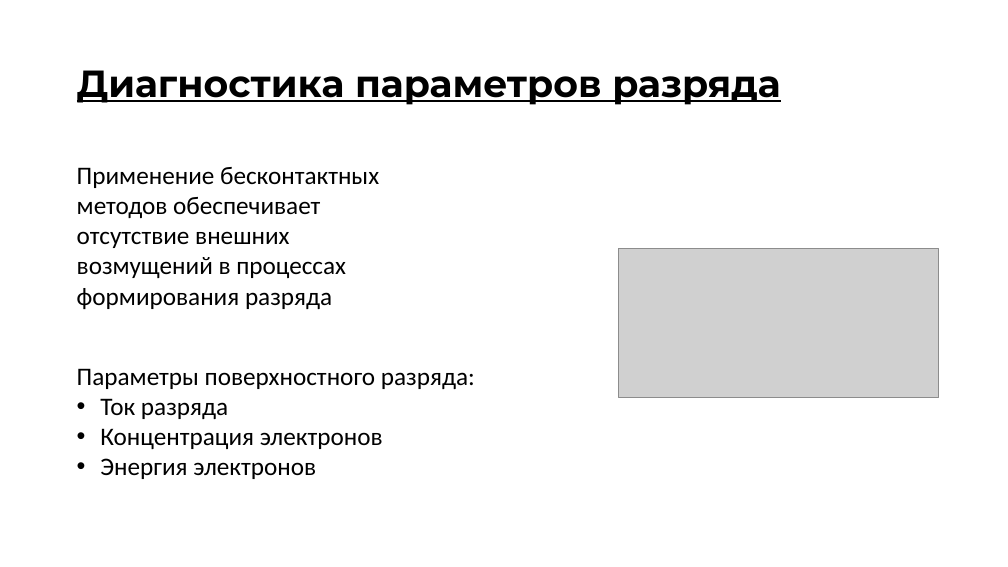
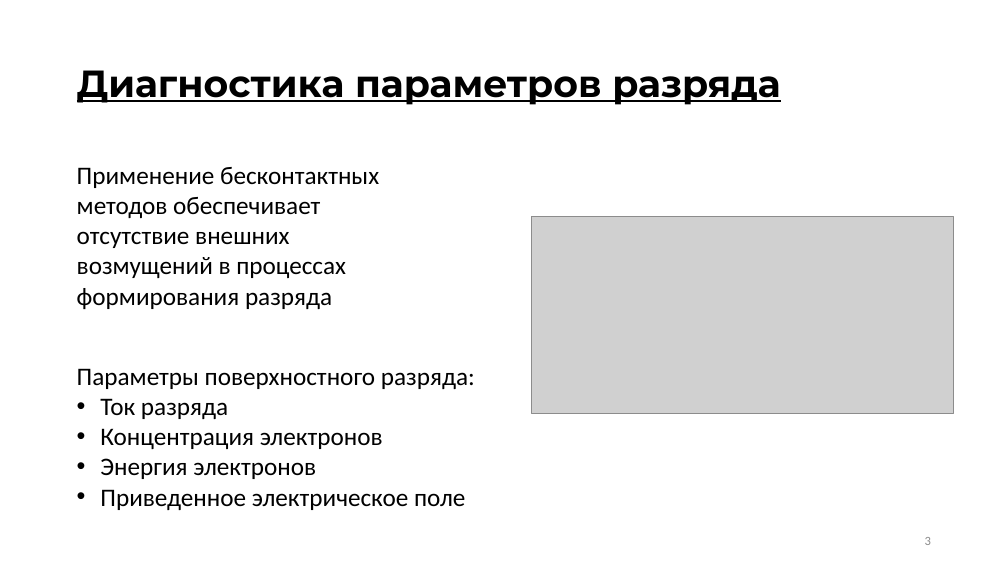
Before and after one commit to ulanich/msu, a slide deck: slide 3 of конференция/звенигород 21/звенигород21.pptx. Drawn at 1008x567 pixels with LibreOffice and Linux fonts; fonts in the diff are those of the drawing; grey boxes stand for pictures. Boxes give left, top, right and bottom in pixels: in the first picture for what was removed or moved away, otherwise in the second. Text is boxed around its words. In the diff, an @@ line names an element or a change of style, - is before the commit and + after.

```diff
--- a/конференция/звенигород 21/звенигород21.pptx
+++ b/конференция/звенигород 21/звенигород21.pptx
@@ picture: place and size @@
-picture at [619,248,939,398]
+picture at [532,216,954,414]
@@ text at [100,489,465,510]: paragraph added @@
+• Приведенное электрическое поле
@@ page number added at [925,537,931,545], 12 pt, text #8C8C8C @@
+3
```
Also in this commit, not shown: 9 other slides changed, 1 slide added, 1 slide removed.
